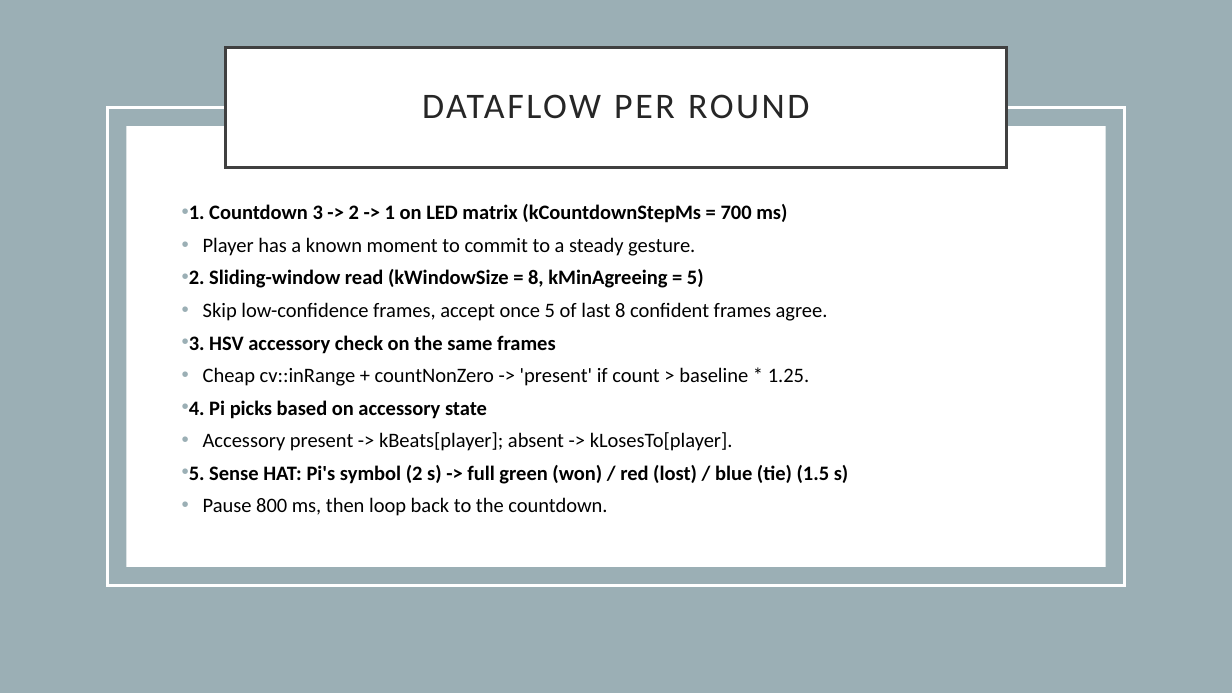
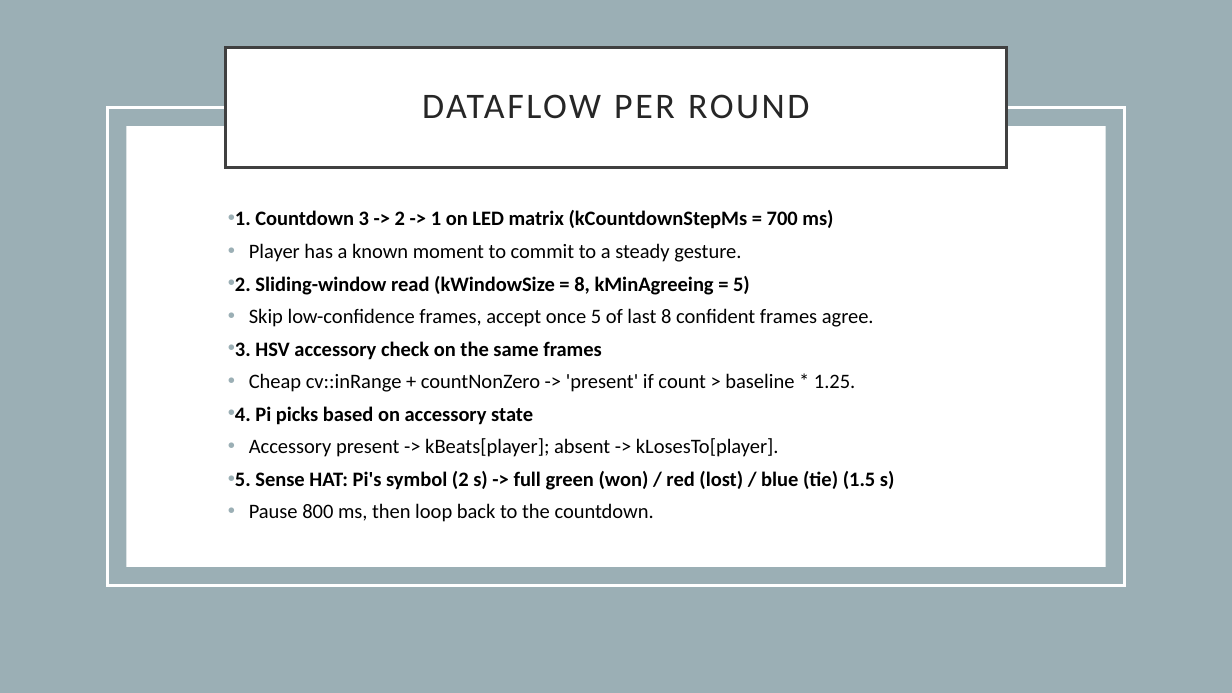
Before and after one commit to andreasranzmaier/EAI_Rock_Paper_Lose, a slide deck: slide 5 of presentation.pptx. Drawn at 1232x693 pixels with LibreOffice and Linux fonts; fonts in the diff are those of the drawing. Boxes give left, top, right and bottom in pixels: in the first picture for what was removed or moved away, otherwise in the second. Text is boxed around its words. In the diff, an @@ line names an element or a change of style, - is before the commit and + after.

```diff
--- a/presentation.pptx
+++ b/presentation.pptx
@@ text "1. Countdown 3 -> 2 ...": place and size @@
-text "1. Countdown 3 -> 2 ..." at bbox=[189, 204, 849, 516]
+text "1. Countdown 3 -> 2 ..." at bbox=[235, 210, 895, 522]
```
Also in this commit, not shown: 1 other slide changed, 3 other files.
